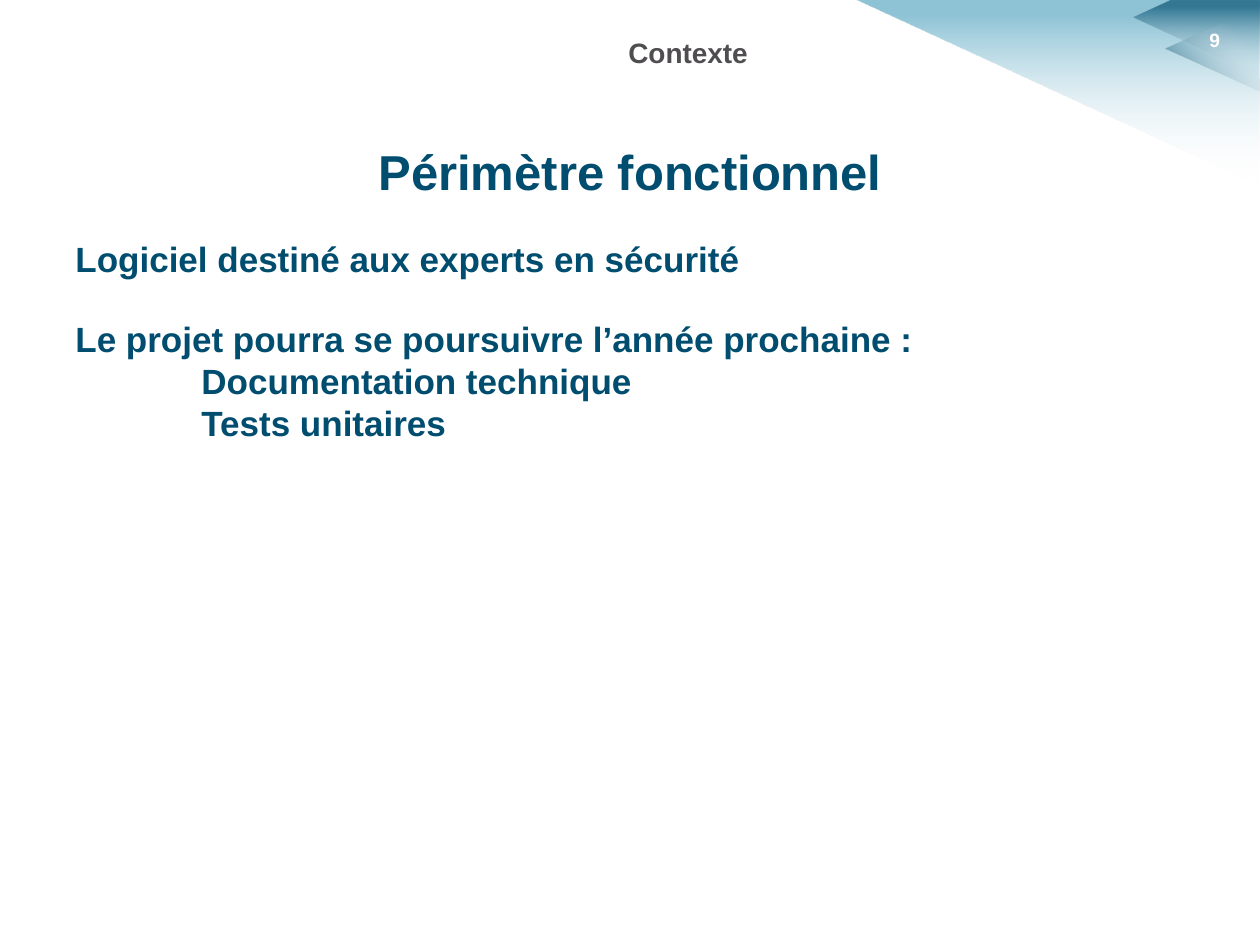
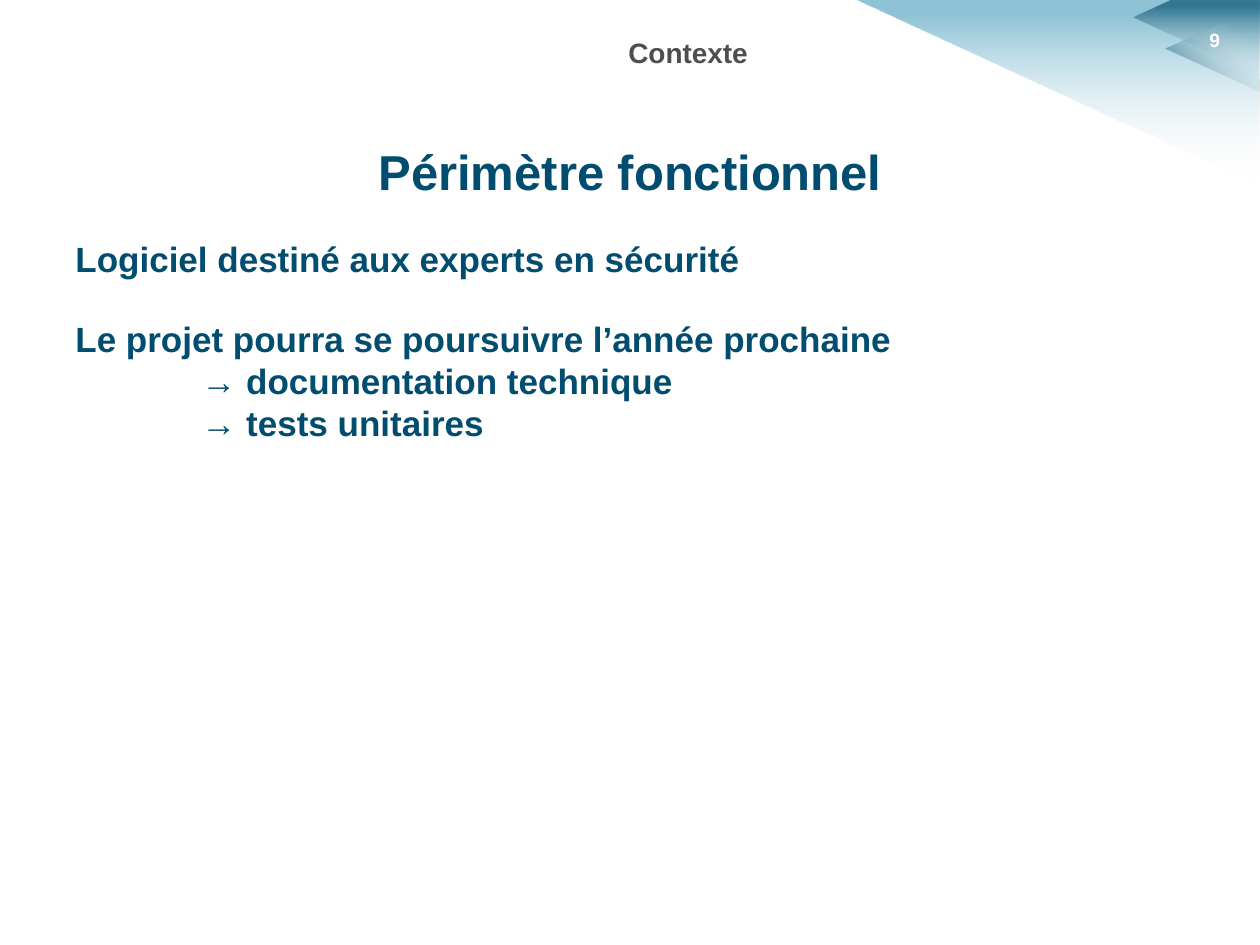
Before and after one commit to HKervadec/korrigolo, a slide deck: slide 9 of soutenances/planification/soutenance_planification.pptx. Drawn at 1260x945 pixels with LibreOffice and Linux fonts; fonts in the diff are those of the drawing; background and template pictures are left out. Boxes give left, top, right and bottom in pixels: in the first picture for what was removed or moved away, otherwise in the second. Text is boxed around its words. In the diff, an @@ line names an element or a change of style, - is before the commit and + after.

```diff
--- a/soutenances/planification/soutenance_planification.pptx
+++ b/soutenances/planification/soutenance_planification.pptx
@@ text at [75, 326, 890, 437]: text changed @@
-Le projet pourra se poursuivre l’année prochaine :
-Documentation technique
-Tests unitaires
+Le projet pourra se poursuivre l’année prochaine
+→ documentation technique
+→ tests unitaires
```
Also in this commit, not shown: 9 other slides changed, 5 slides added, 5 slides removed.
